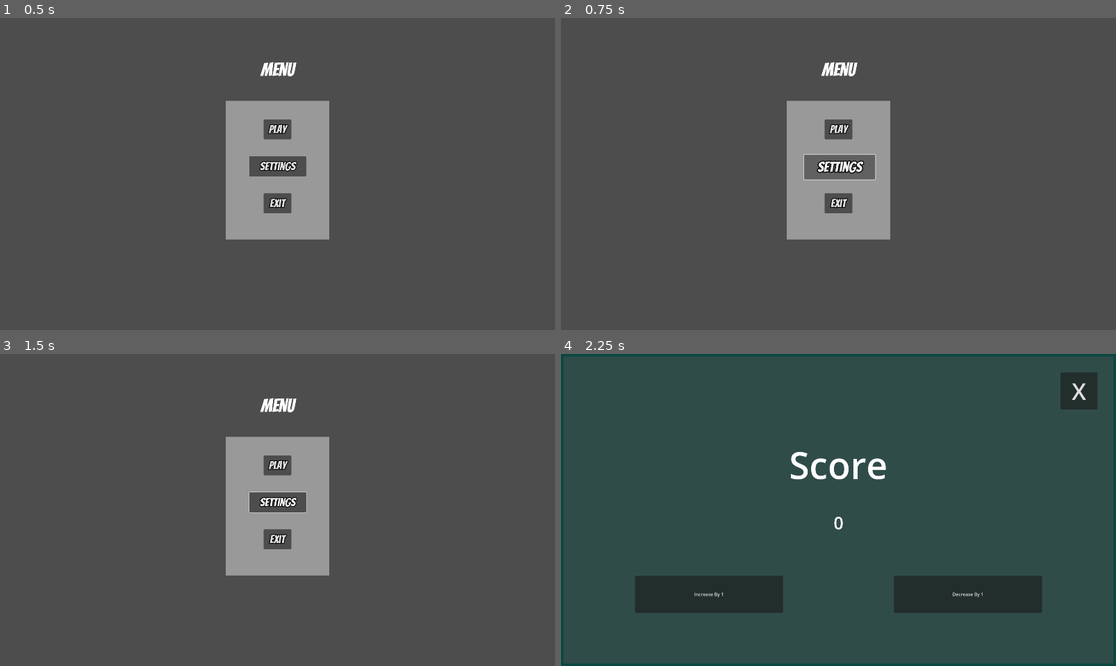
Above: before the commit, frames 1-4 (two rows, left to right).
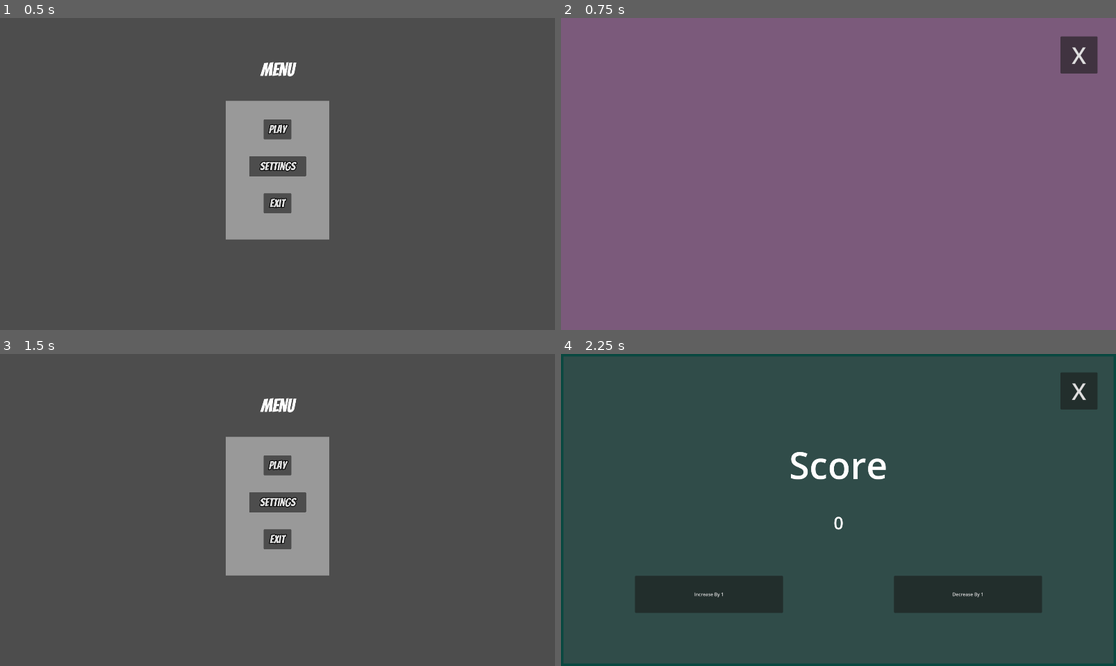
Above: after the commit, the same moments.

Repository: 00jamiil/TowerDefenceProject
Game: Godot game, scene res://Scenes/MainMenu.tscn
The game is run twice, just before and just after one commit, with the same random seed, the same clock (stepped at 60 frames per second) and the same inputs.
Inputs (mouse positions are in pixels of both pictures, inside the frame that each line leads up to):
- Up to frame 1 (0.5 s): no input
- Up to frame 2 (0.75 s): click "Settings" at 0.5 s
- Up to frame 3 (1.5 s): click (516, 391) at 1.25 s, where only the run after the commit has a clickable "X"
- Up to frame 4 (2.25 s): click "Play" at 2 s

Frame 1 is identical in both runs. In frame 2, 100% of the frame differs, in the area x 0-100%, y 0-100%; in frame 3, less than 0.1%; in frame 4, nothing differs.

Commit message:
Alpha Testing 1.2

Diff:
--- /dev/null
+++ b/Scenes/SettingsScene.tscn
@@ -0,0 +1,34 @@
+[gd_scene load_steps=4 format=3 uid="uid://2vy4th7aee6h"]
+
+[ext_resource type="Script" path="res://Scripts/settings_panel.gd" id="1_poou5"]
+
+[sub_resource type="StyleBoxFlat" id="StyleBoxFlat_0ymsr"]
+bg_color = Color(0.482247, 0.354361, 0.482181, 1)
+
+[sub_resource type="Theme" id="Theme_37huq"]
+Panel/styles/panel = SubResource("StyleBoxFlat_0ymsr")
+
+[node name="SettingsScene" type="Control"]
+layout_mode = 3
+anchors_preset = 15
+anchor_right = 1.0
+anchor_bottom = 1.0
+grow_horizontal = 2
+grow_vertical = 2
+
+[node name="SettingsPanel" type="Panel" parent="."]
+layout_mode = 0
+offset_right = 1920.0
+offset_bottom = 1080.0
+theme = SubResource("Theme_37huq")
+script = ExtResource("1_poou5")
+
+[node name="BackInSettingsButton" type="Button" parent="SettingsPanel"]
+offset_left = 1728.0
+offset_top = 64.0
+offset_right = 1856.0
+offset_bottom = 192.0
+theme_override_font_sizes/font_size = 80
+text = "X"
+
+[connection signal="pressed" from="SettingsPanel/BackInSettingsButton" to="SettingsPanel" method="_on_back_in_settings_button_pressed"]
--- a/Scripts/menu_panel.gd
+++ b/Scripts/menu_panel.gd
@@ -73,7 +73,7 @@
 
 
 func _on_settings_button_pressed() -> void:
-
+	get_tree().change_scene_to_file("res://Scenes/SettingsScene.tscn")
 	pass # Replace with function body.
 
 func _on_exit_button_pressed() -> void:
--- a/Scripts/panel.gd
+++ b/Scripts/panel.gd
@@ -11,6 +11,8 @@
 	$NumberScoreLabel.text=str(number)
 	pass # Replace with function body.
 
+
+
 func _on_back_button_pressed() -> void:
 	get_tree().change_scene_to_file("res://Scenes/MainMenu.tscn")
 	pass # Replace with function body.
--- /dev/null
+++ b/Scripts/settings_panel.gd
@@ -0,0 +1,6 @@
+extends Panel
+
+
+func _on_back_in_settings_button_pressed() -> void:
+	get_tree().change_scene_to_file("res://Scenes/MainMenu.tscn")
+	pass # Replace with function body.
Not shown: 2 places in Scenes/Testing clicks.tscn that only renumber resources
